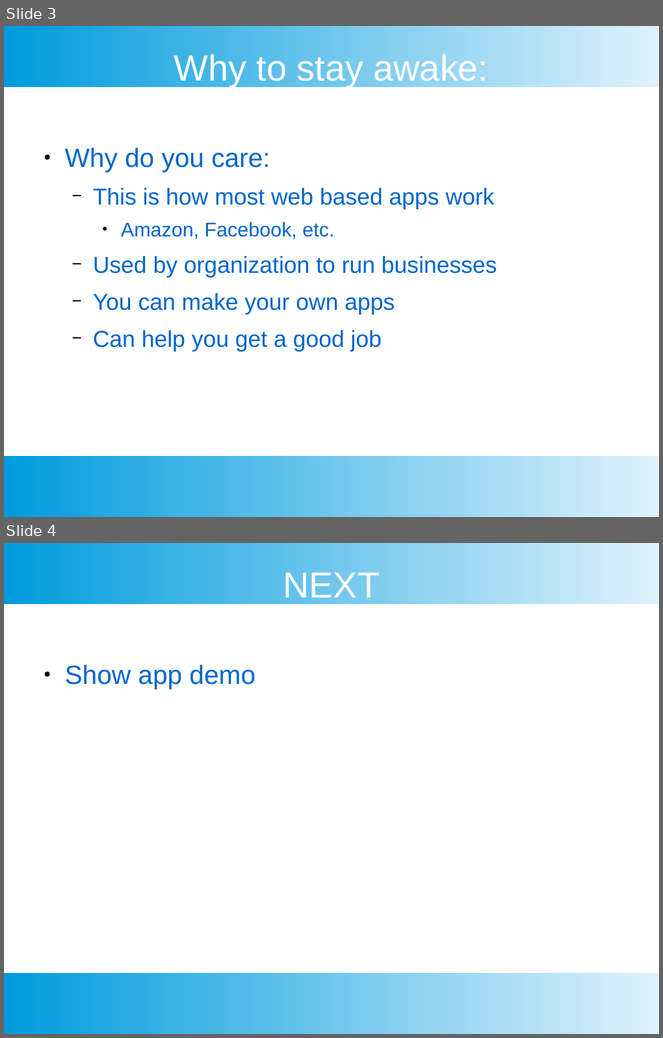
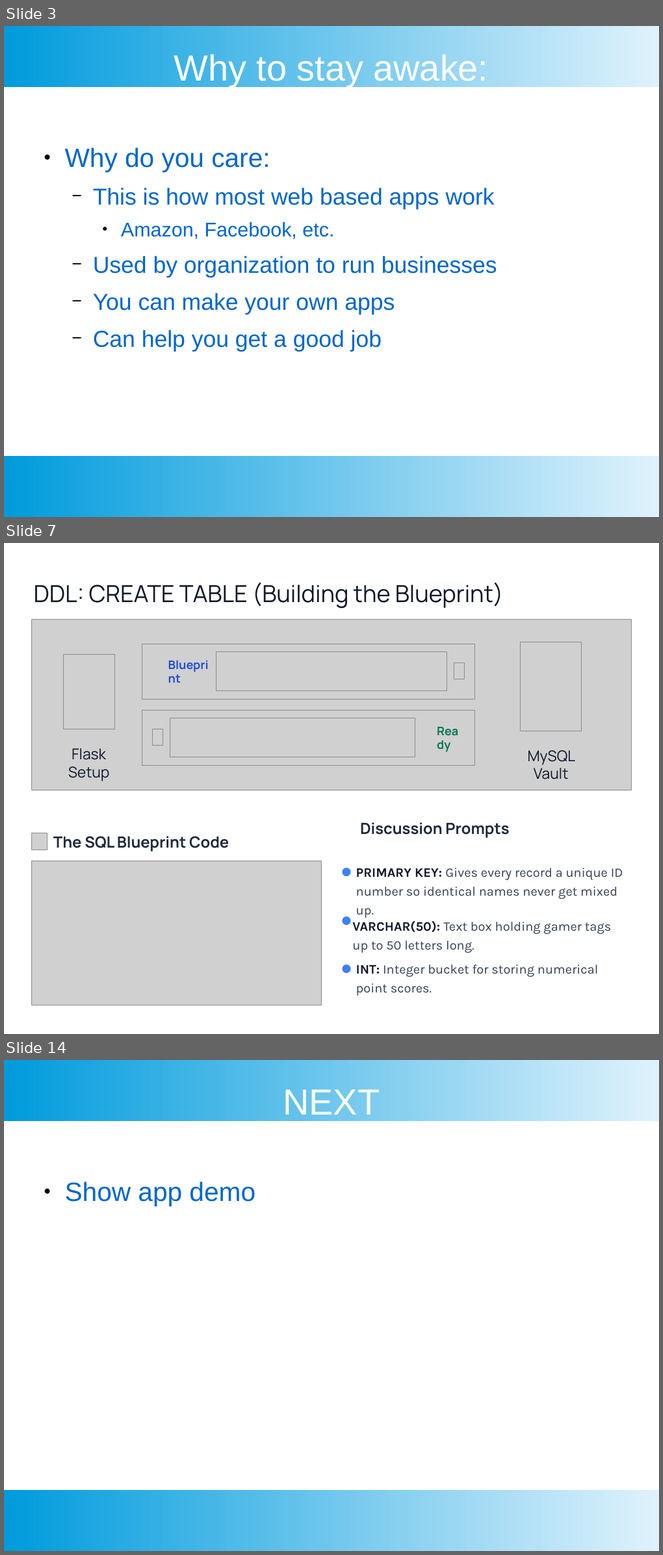
Before and after one commit to benjaminisi/EscapeRoomFlaskLesson, a slide deck: Documents/slides/4sql.odp. Shown one above the other, each under a label of ours: slides 3 and 4 before the commit, slides 3, 7 and 14 after it; the slides between them are not shown. The pictures are 663x1038 and 663x1555 pixels, drawn with LibreOffice and Linux fonts; fonts in the diff are those of the drawing; grey boxes stand for pictures; background and template pictures are left out. Boxes give left, top, right and bottom in pixels: in the first picture for what was removed or moved away, otherwise in the second. Text is boxed around its words. In the diff, an @@ line names an element or a change of style, - is before the commit and + after.

```diff
--- a/Documents/slides/4sql.odp
+++ b/Documents/slides/4sql.odp
@@ slide 7 added at <box>4,543,659,1034</box>, background picture (left out) @@
@@ text added at <box>34,583,504,608</box>, 28.5 pt, text #0F172A @@
+DDL: CREATE TABLE (Building the Blueprint)
@@ picture added at <box>31,620,631,791</box> @@
@@ picture added at <box>63,654,114,729</box> @@
@@ picture added at <box>142,644,475,700</box> @@
@@ picture added at <box>217,652,447,691</box> @@
@@ picture added at <box>521,642,582,731</box> @@
@@ picture added at <box>454,663,465,679</box> @@
@@ picture added at <box>142,710,475,765</box> @@
@@ picture added at <box>153,730,163,746</box> @@
@@ picture added at <box>170,719,415,757</box> @@
@@ text added at <box>438,724,465,752</box>, 14.3 pt, text #047857, bold @@
+Ready
@@ text added at <box>68,748,110,782</box>, 18 pt, text #0F172A @@
+Flask Setup
@@ text added at <box>528,750,575,780</box>, 18 pt, text #0F172A @@
+MySQL Vault
@@ picture added at <box>31,834,47,851</box> @@
@@ text added at <box>360,823,509,838</box>, 18.7 pt, text #1E293B, bold @@
+Discussion Prompts
@@ text added at <box>53,836,229,849</box>, 18.7 pt, text #1E293B, bold @@
+The SQL Blueprint Code
@@ text added at <box>117,836,186,852</box>, 14.3 pt, text #1D4ED8, bold @@
+Blueprint
@@ picture added at <box>31,861,321,1006</box> @@
@@ text added at <box>342,861,347,878</box>, 13.5 pt, text #3B82F6 @@
+●
@@ text added at <box>356,868,623,918</box>, 15.8 pt, text #334155 @@
+PRIMARY KEY: Gives every record a unique ID number so identical names never get mixed up.
@@ text added at <box>342,910,347,927</box>, 13.5 pt, text #3B82F6 @@
+●
@@ text added at <box>352,921,611,953</box>, 15.8 pt, text #334155 @@
+VARCHAR(50): Text box holding gamer tags up to 50 letters long.
@@ text added at <box>342,958,347,975</box>, 13.5 pt, text #3B82F6 @@
+●
@@ text added at <box>356,965,599,996</box>, 15.8 pt, text #334155 @@
+INT: Integer bucket for storing numerical point scores.
@@ what was slide 4 is now slide 14 @@
```
Also in this commit, not shown: 9 other slides added.
